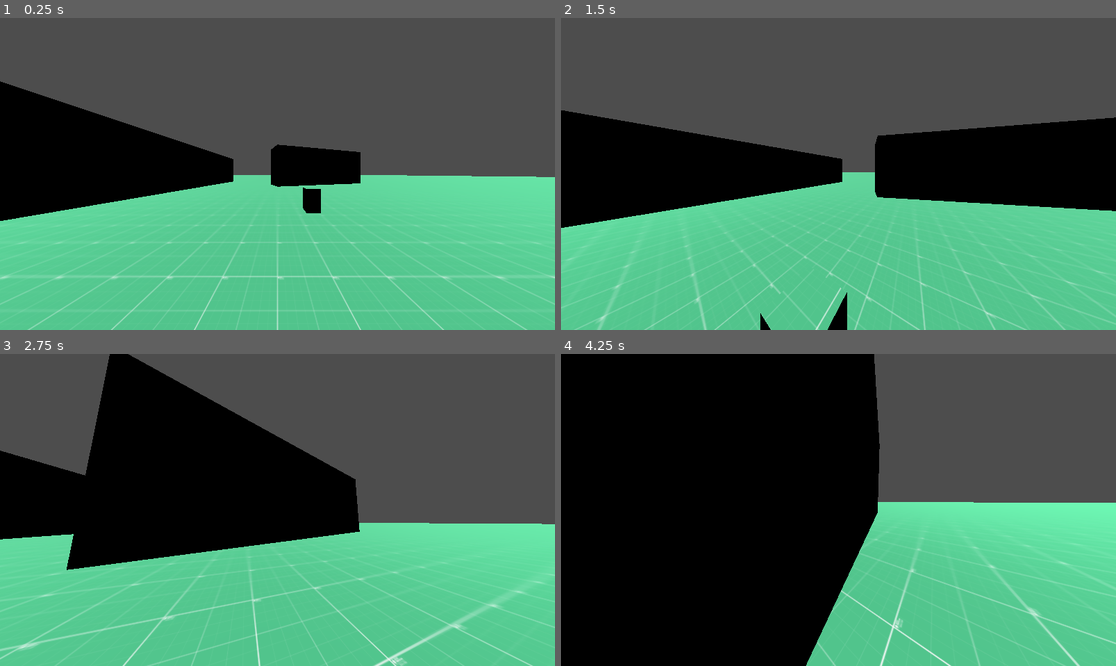
Above: before the commit, frames 1-4 (two rows, left to right).
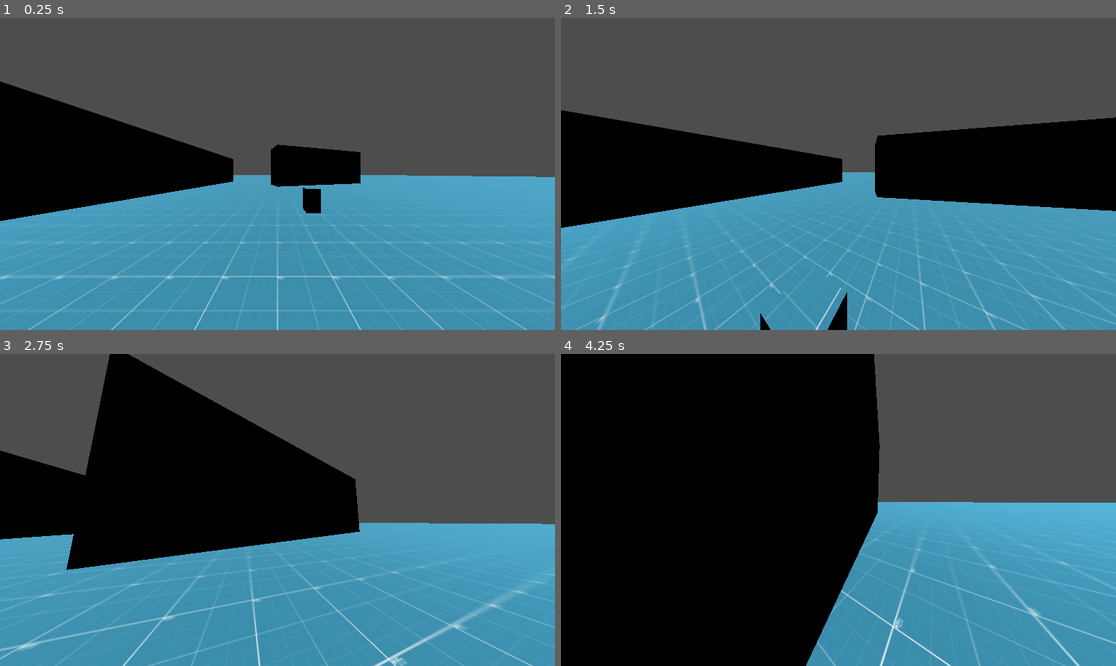
Above: after the commit, the same moments.

Repository: TimurTimergalin/team-dynamics-project-0
Game: Godot game, scene res://scenes/prototype_scene.tscn
The game is run twice, just before and just after one commit, with the same random seed, the same clock (stepped at 60 frames per second) and the same inputs.
Inputs (mouse positions are in pixels of both pictures, inside the frame that each line leads up to):
- Up to frame 1 (0.25 s): no input
- Up to frame 2 (1.5 s): move the mouse to (866, 174) at 0.52 s; hold W (main_move_forward) from 0.53 s (still down); tap Ctrl (main_crouch) at 0.6 s; tap Space (main_jump) at 0.77 s; move the mouse to (810, 174) at 1.27 s; tap Shift (main_run) at 1.35 s
- Up to frame 3 (2.75 s): keep holding W (main_move_forward); tap Space (main_jump) at 1.52 s; move the mouse to (288, 503) at 2.02 s; tap Ctrl (main_crouch) at 2.1 s
- Up to frame 4 (4.25 s): keep holding W (main_move_forward); move the mouse to (832, 516) at 2.77 s; tap Shift (main_run) at 2.85 s; tap Space (main_jump) at 3.02, 3.77 s; move the mouse to (877, 513) at 3.52 s; tap Ctrl (main_crouch) at 3.6 s

The runs differ from the first frame. In frame 1, 45% of the frame differs, in the area x 0-100%, y 50-100%; in frame 2, 41%; in frame 3, 40%; in frame 4, 26%.

Commit message:
removed animation hard coding in camera

Diff:
--- a/assets/art/godot-prototype-texture/StructureMaterial.tres
+++ b/assets/art/godot-prototype-texture/StructureMaterial.tres
@@ -1,6 +1,6 @@
 [gd_resource type="StandardMaterial3D" load_steps=2 format=3 uid="uid://cmlreoo2qwhp4"]
 
-[ext_resource type="Texture2D" uid="uid://bjl4psx656lri" path="res://assets/art/godot-prototype-texture/PNG/grid_1024x1024/grid_cyan_1024x1024.png" id="1_0xt53"]
+[ext_resource type="Texture2D" uid="uid://b7giou8jqye6p" path="res://assets/art/godot-prototype-texture/PNG/grid_1024x1024/grid_blue_1024x1024.png" id="1_0xt53"]
 
 [resource]
 albedo_texture = ExtResource("1_0xt53")
--- a/scripts/logic/camera/camera_controller_logic.gd
+++ b/scripts/logic/camera/camera_controller_logic.gd
@@ -6,13 +6,13 @@
 @export var cam_res: CameraControllerResource
 @export var camera_player: AnimationPlayer
 
-
-var is_cam_down: bool = false
+const CAMERA_CROUCH :=  "camera_crouch"
 
 func _ready() -> void:
 	camera.fov = cam_res.fov
 	Input.set_mouse_mode(Input.MOUSE_MODE_CAPTURED)
-
+	#var crouch_anim = camera_player.get_animation(CAMERA_CROUCH)
+	#crouch_anim.track_set_key_value(0, 1, Vector3(0, -2, 0))
 
 func _unhandled_input(_event: InputEvent) -> void:
 	if _event is InputEventMouseMotion:
@@ -21,15 +21,16 @@
 		camera.rotation.x = clamp(camera.rotation.x, deg_to_rad(-cam_res.down_look_limit), deg_to_rad(cam_res.up_look_limit))
 
 func _on_state_changed(from_state, to_state) -> void:
+	#camera_player
 	if to_state is CrouchingState:
-		if camera_player.current_animation == "camera_crouch":
+		if camera_player.current_animation == CAMERA_CROUCH:
 			camera_player.speed_scale *= -1
 		else:
 			camera_player.speed_scale = 1
-			camera_player.play("camera_crouch")
+			camera_player.play(CAMERA_CROUCH)
 	elif from_state is CrouchingState:
-		if camera_player.current_animation == "camera_crouch":
+		if camera_player.current_animation == CAMERA_CROUCH:
 			camera_player.speed_scale *= -1
 		else:
 			camera_player.speed_scale = 1
-			camera_player.play_backwards("camera_crouch")
+			camera_player.play_backwards(CAMERA_CROUCH)
Not shown: 1 places in scenes/player.tscn that only renumber resources
